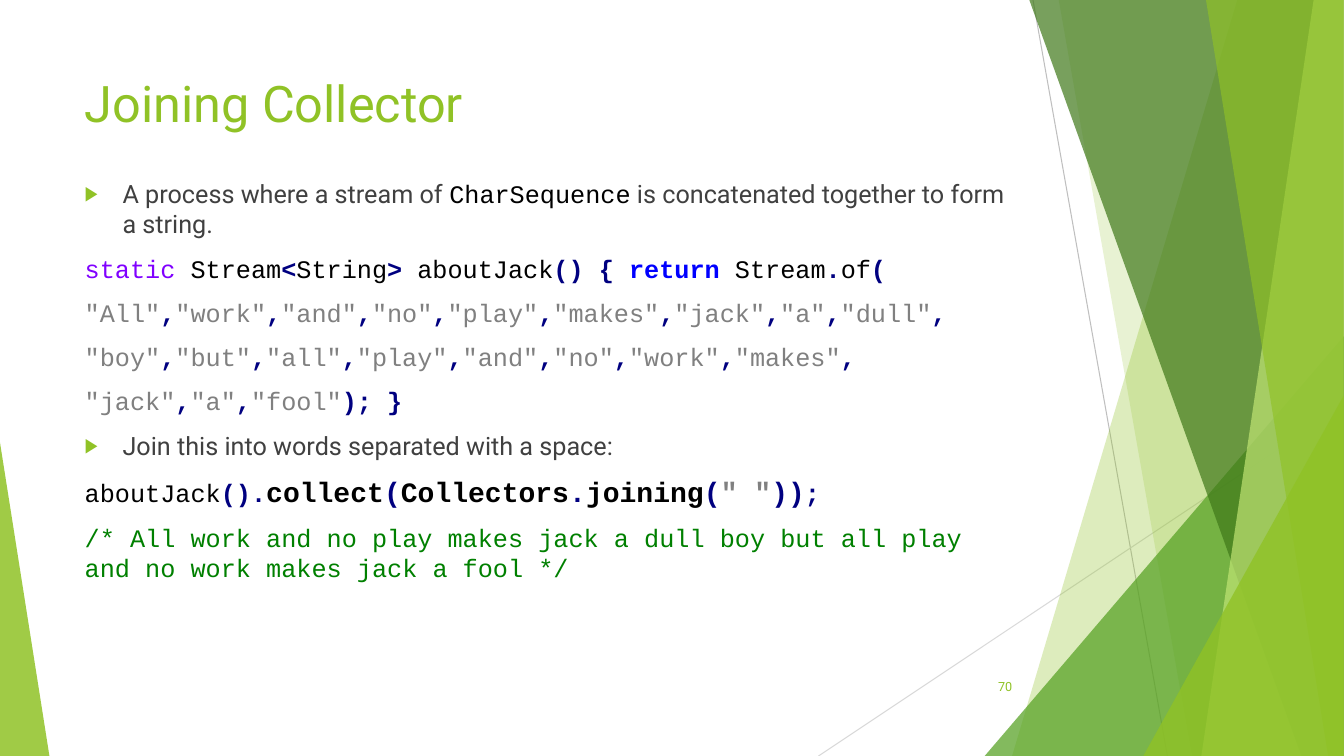
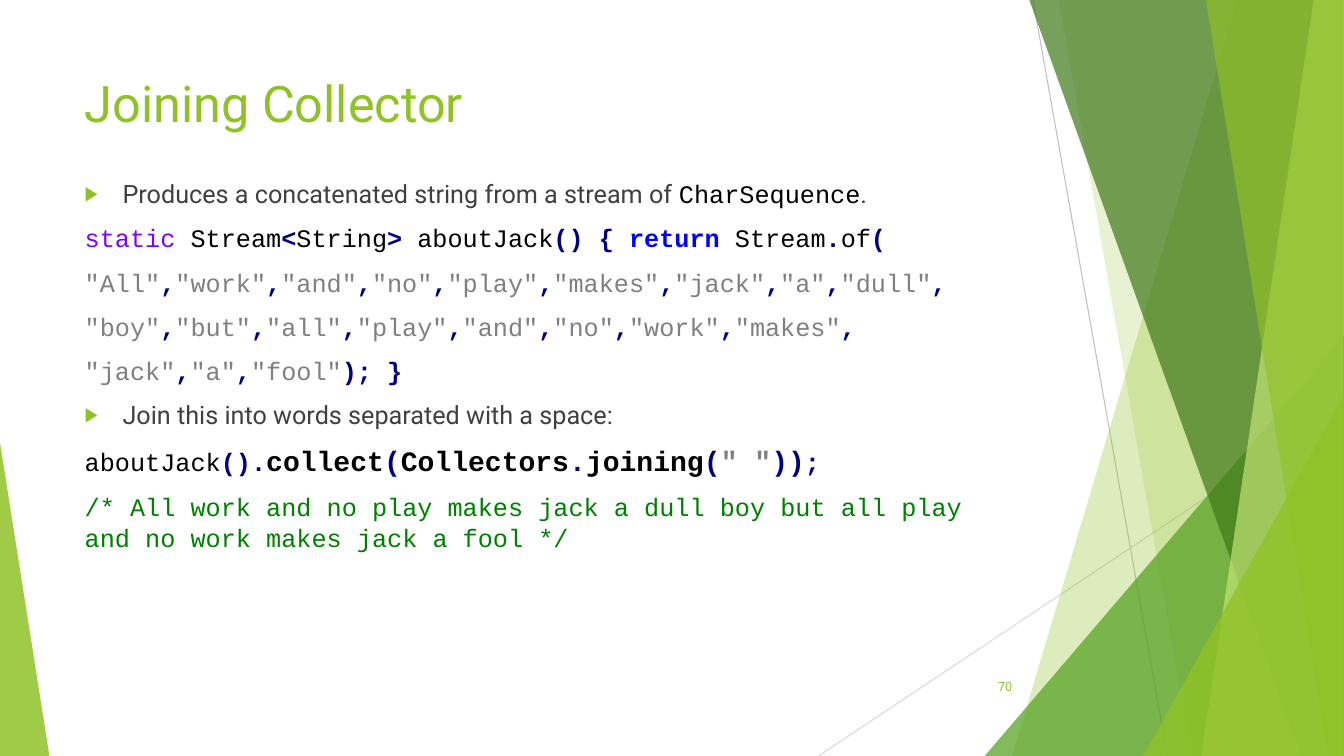
Before and after one commit to RichardRoda/2017-CodePaLOUsa-Lambda, a slide deck: slide 70 of Learning to Love the Lambda in the Stream.pptx. Drawn at 1344x756 pixels with LibreOffice and Linux fonts; fonts in the diff are those of the drawing. Boxes give left, top, right and bottom in pixels: in the first picture for what was removed or moved away, otherwise in the second. Text is boxed around its words. In the diff, an @@ line names an element or a change of style, - is before the commit and + after.

Commit message:
Improve joining collector slide.

```diff
--- a/Learning to Love the Lambda in the Stream.pptx
+++ b/Learning to Love the Lambda in the Stream.pptx
@@ text at (x1=123, y1=184, x2=867, y2=209): text changed @@
-▶ A process where a stream of CharSequence is concatenated together to form a string.
+▶ Produces a concatenated string from a stream of CharSequence.
```
Also in this commit, not shown: 4 other slides changed.
